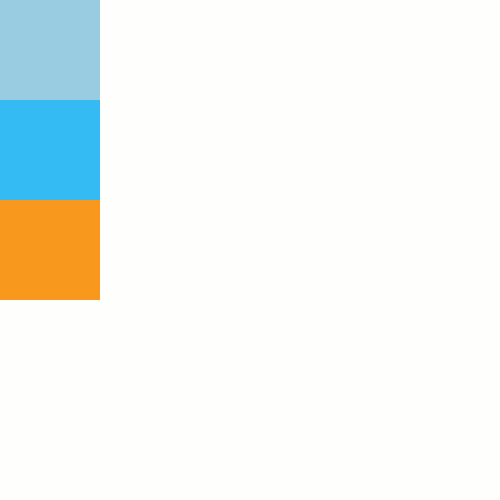
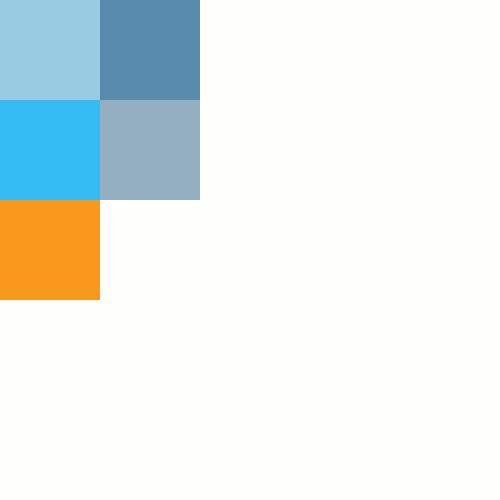
Layers edited between the first and the second 500 × 500 image:
painted on "Layer 4" over (100, 0, 200, 200)
